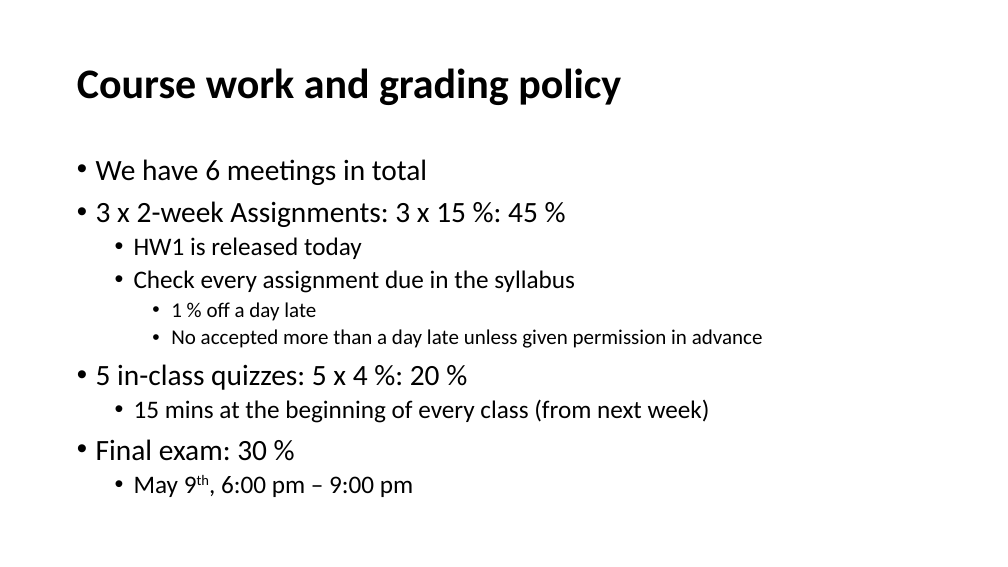
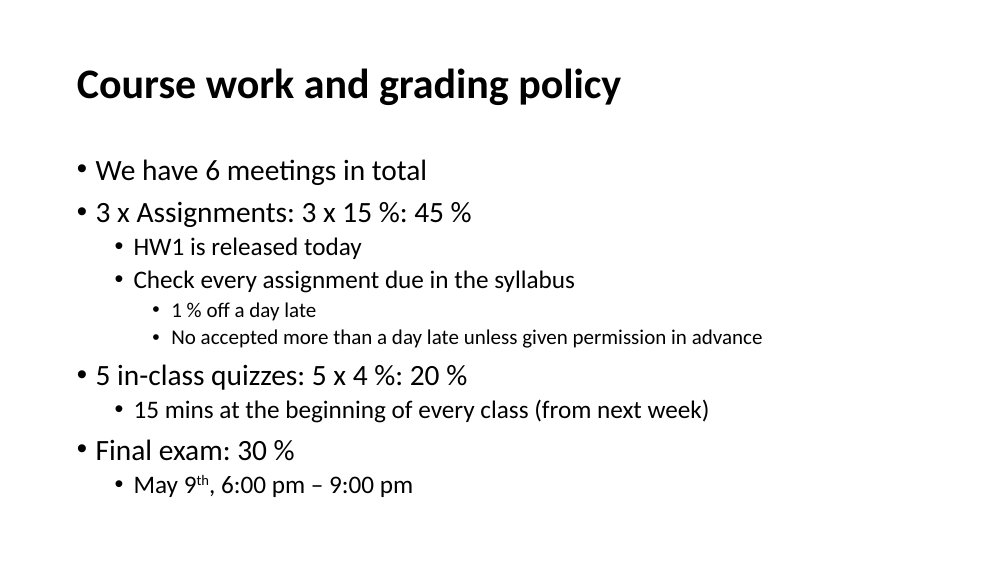
Before and after one commit to YeabinMoonEcon/BUS211, a slide deck: slide 5 of BUS243_NLP/lecture_notes/Lecture1.pptx. Drawn at 1008x567 pixels with LibreOffice and Linux fonts; fonts in the diff are those of the drawing. Boxes give left, top, right and bottom in pixels: in the first picture for what was removed or moved away, otherwise in the second. Text is boxed around its words. In the diff, an @@ line names an element or a change of style, - is before the commit and + after.

```diff
--- a/BUS243_NLP/lecture_notes/Lecture1.pptx
+++ b/BUS243_NLP/lecture_notes/Lecture1.pptx
@@ text at (x1=96, y1=202, x2=444, y2=227): text changed @@
-• 3 x 2-week Assignments: 3 x 15 %: 45 %
+• 3 x Assignments: 3 x 15 %: 45 %
```
Also in this commit, not shown: 1 other slide changed, 1 slide removed, 4 other files.
